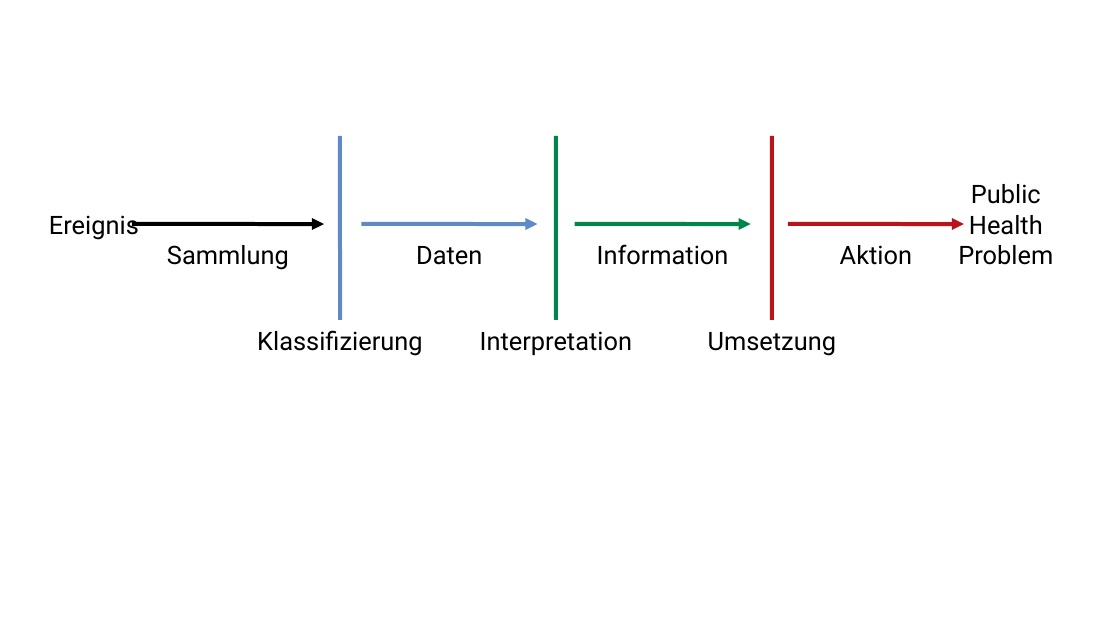
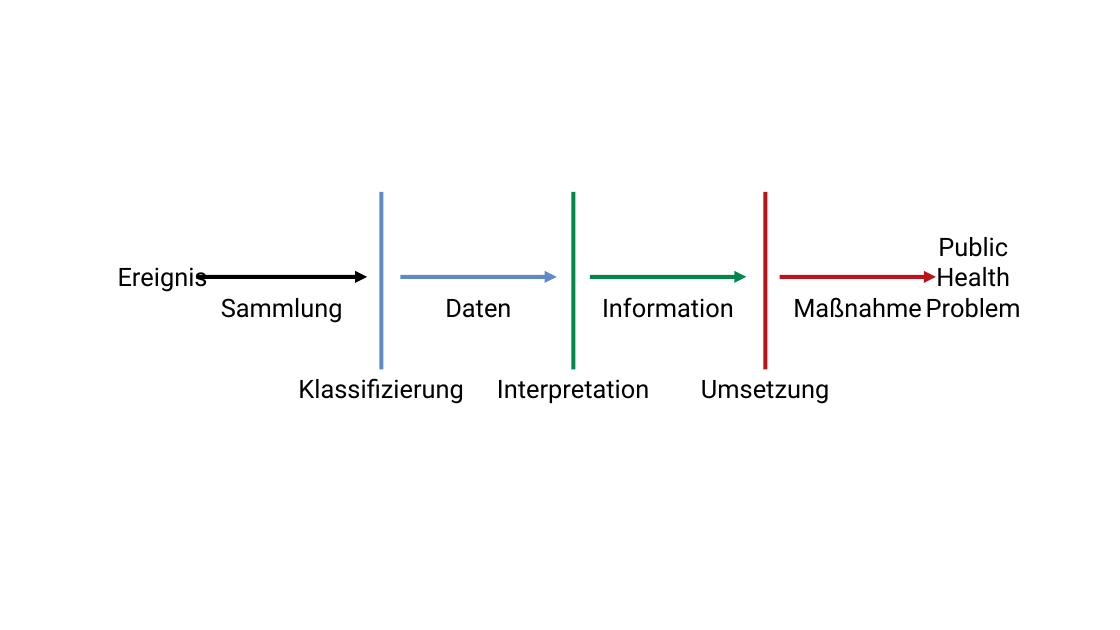
Before and after one commit to jakobschumacher/presentations, a slide deck: slide 1 of assets/2021-11-17-surveillance/intro_to_surveillance_systems_pictures_deutsch.odp. Drawn at 1120x630 pixels with LibreOffice and Linux fonts; fonts in the diff are those of the drawing. Boxes give left, top, right and bottom in pixels: in the first picture for what was removed or moved away, otherwise in the second. Text is boxed around its words. In the diff, an @@ line names an element or a change of style, - is before the commit and + after.

```diff
--- a/assets/2021-11-17-surveillance/intro_to_surveillance_systems_pictures_deutsch.odp
+++ b/assets/2021-11-17-surveillance/intro_to_surveillance_systems_pictures_deutsch.odp
@@ line moved from (340, 136) - (340, 320) to (381, 192) - (381, 370) @@
@@ line moved from (556, 136) - (556, 320) to (573, 192) - (573, 370) @@
@@ line moved from (772, 136) - (772, 320) to (765, 192) - (765, 370) @@
@@ line removed at (789,224,965,224) @@
-Aktion
@@ ellipse "Public": place and size @@
-ellipse "Public" at (977,196,1037,252)
+ellipse "Public" at (947,250,1000,304)
@@ ellipse "Ereignis": place and size @@
-ellipse "Ereignis" at (64,196,124,252)
+ellipse "Ereignis" at (136,250,189,304)
@@ line "Sammlung": place and size @@
-line "Sammlung" at (132,224,324,224)
+line "Sammlung" at (196,276,367,276)
@@ line "Daten": place and size @@
-line "Daten" at (362,224,538,224)
+line "Daten" at (400,276,557,276)
@@ line "Information": place and size @@
-line "Information" at (575,224,751,224)
+line "Information" at (590,276,747,276)
@@ line added at (780,276,936,276), outline #BA131A 2.83 pt, 18 pt, text #000000 @@
+Maßnahme
@@ text "Klassifizierung": place and size @@
-text "Klassifizierung" at (257,330,422,355)
+text "Klassifizierung" at (298,378,463,404)
@@ text "Interpretation": place and size @@
-text "Interpretation" at (480,331,632,355)
+text "Interpretation" at (497,379,649,403)
@@ text "Umsetzung": place and size @@
-text "Umsetzung" at (708,332,836,355)
+text "Umsetzung" at (701,380,829,404)
```
Also in this commit, not shown: 11 other files.
